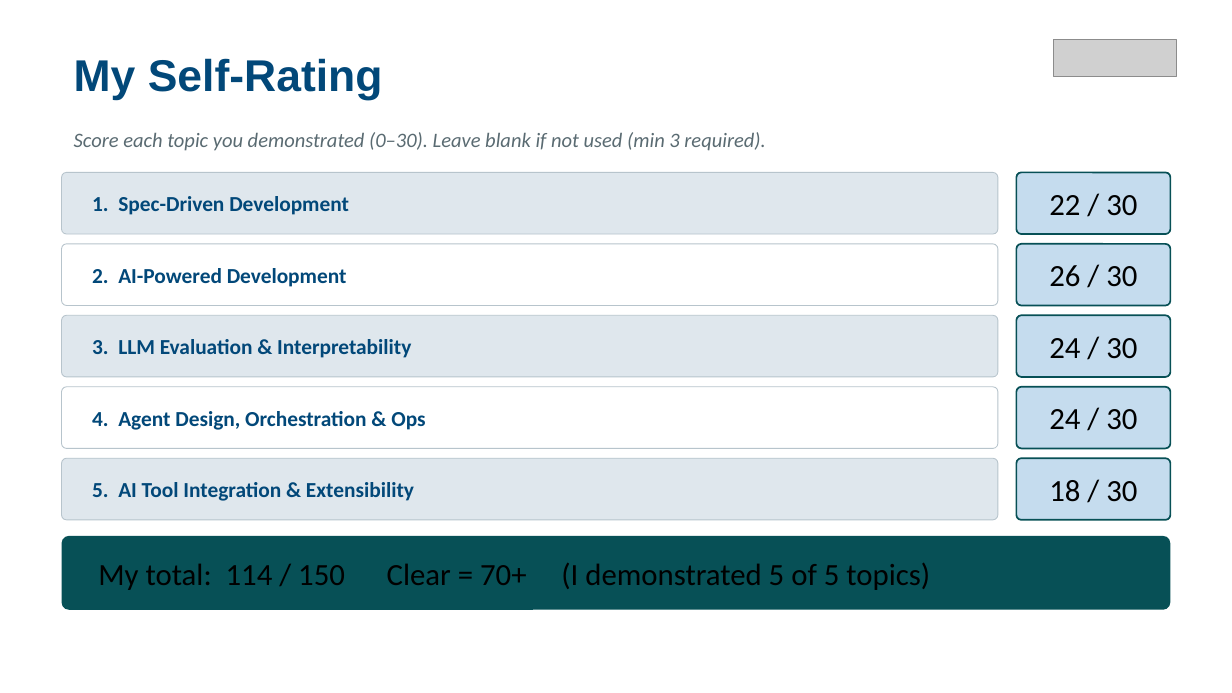
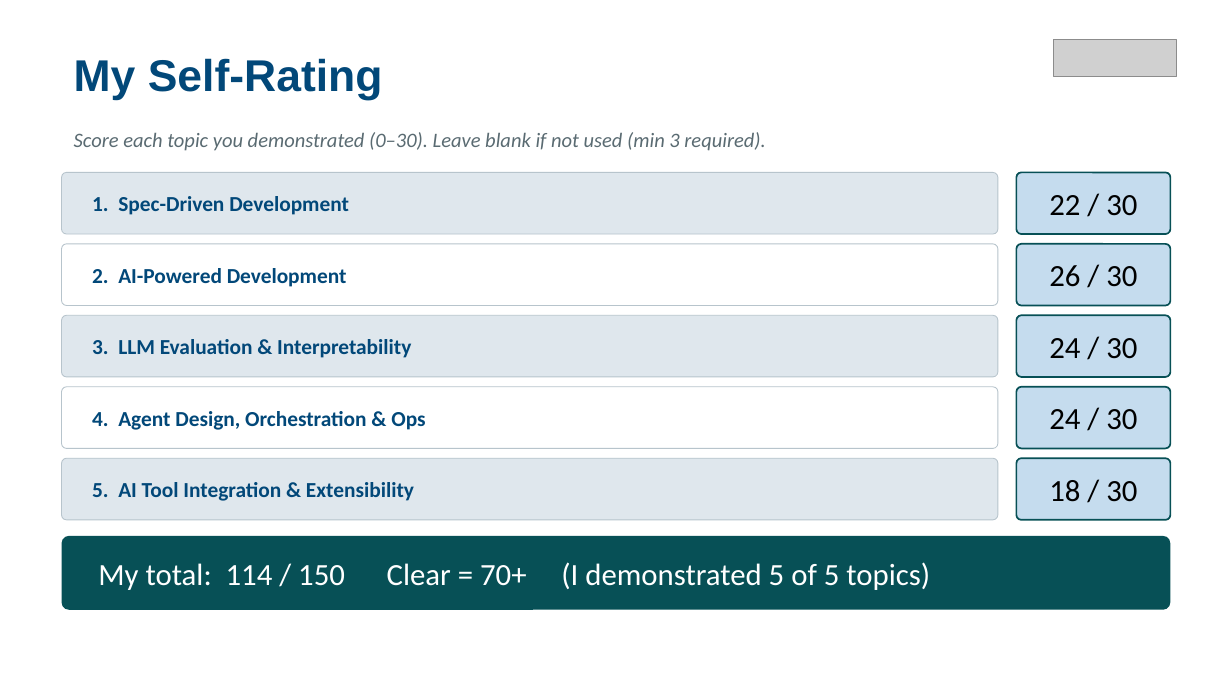
Before and after one commit to ajulian35/migration-cypress-to-playwright, a slide deck: slide 14 of docs/AI_Capstone_L2_Julian Largo.pptx (slide 11 before the commit). Drawn at 1232x693 pixels with LibreOffice and Linux fonts; fonts in the diff are those of the drawing; grey boxes stand for pictures. Boxes give left, top, right and bottom in pixels: in the first picture for what was removed or moved away, otherwise in the second. Text is boxed around its words. In the diff, an @@ line names an element or a change of style, - is before the commit and + after.

```diff
--- a/docs/AI_Capstone_L2_Julian Largo.pptx
+++ b/docs/AI_Capstone_L2_Julian Largo.pptx
@@ text "My total: 114 / 150 ..." at bbox=[98, 562, 930, 590]: text colour #000000 to #FFFFFF @@
```
Also in this commit, not shown: 9 other slides changed, 3 slides added, 6 other files.
